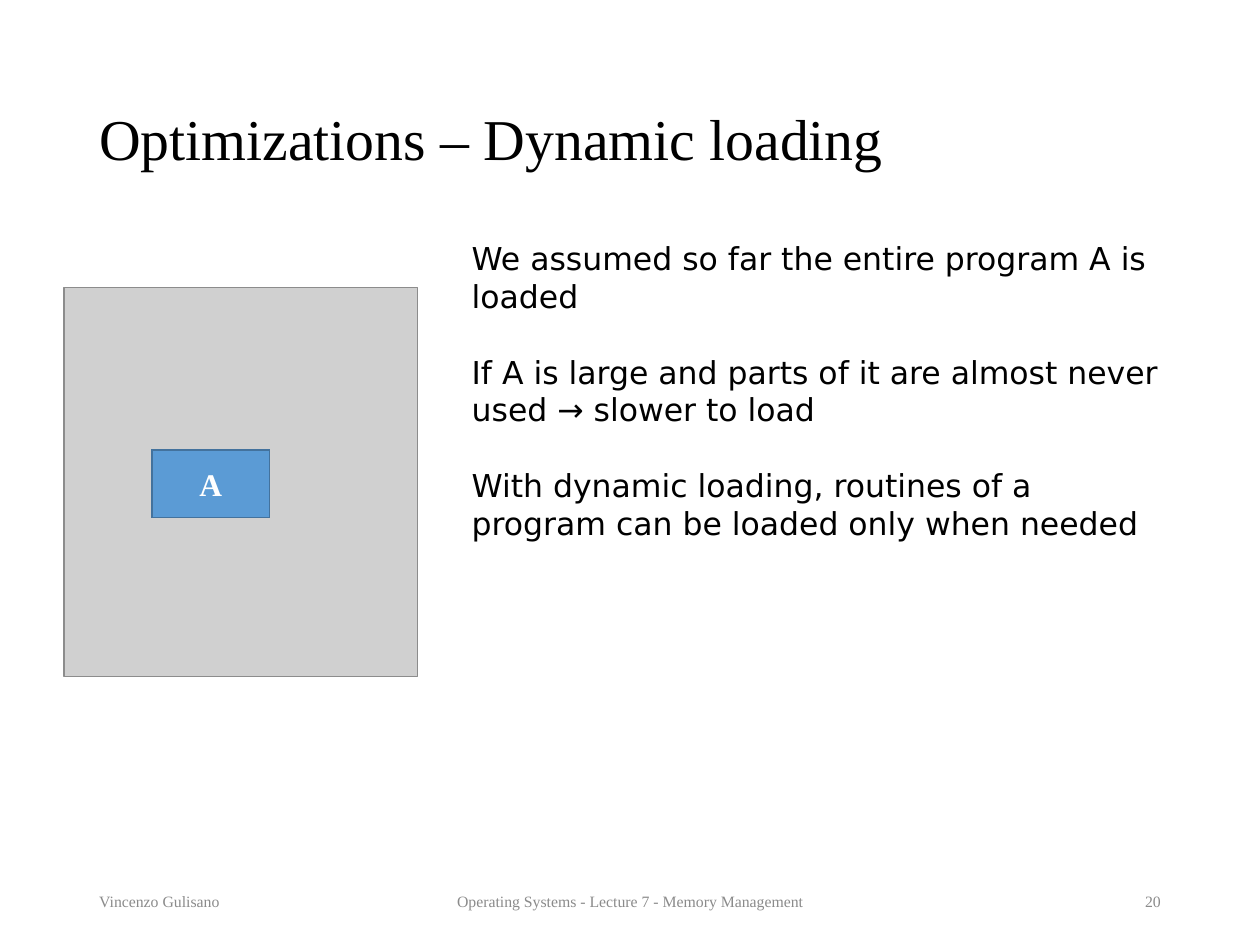
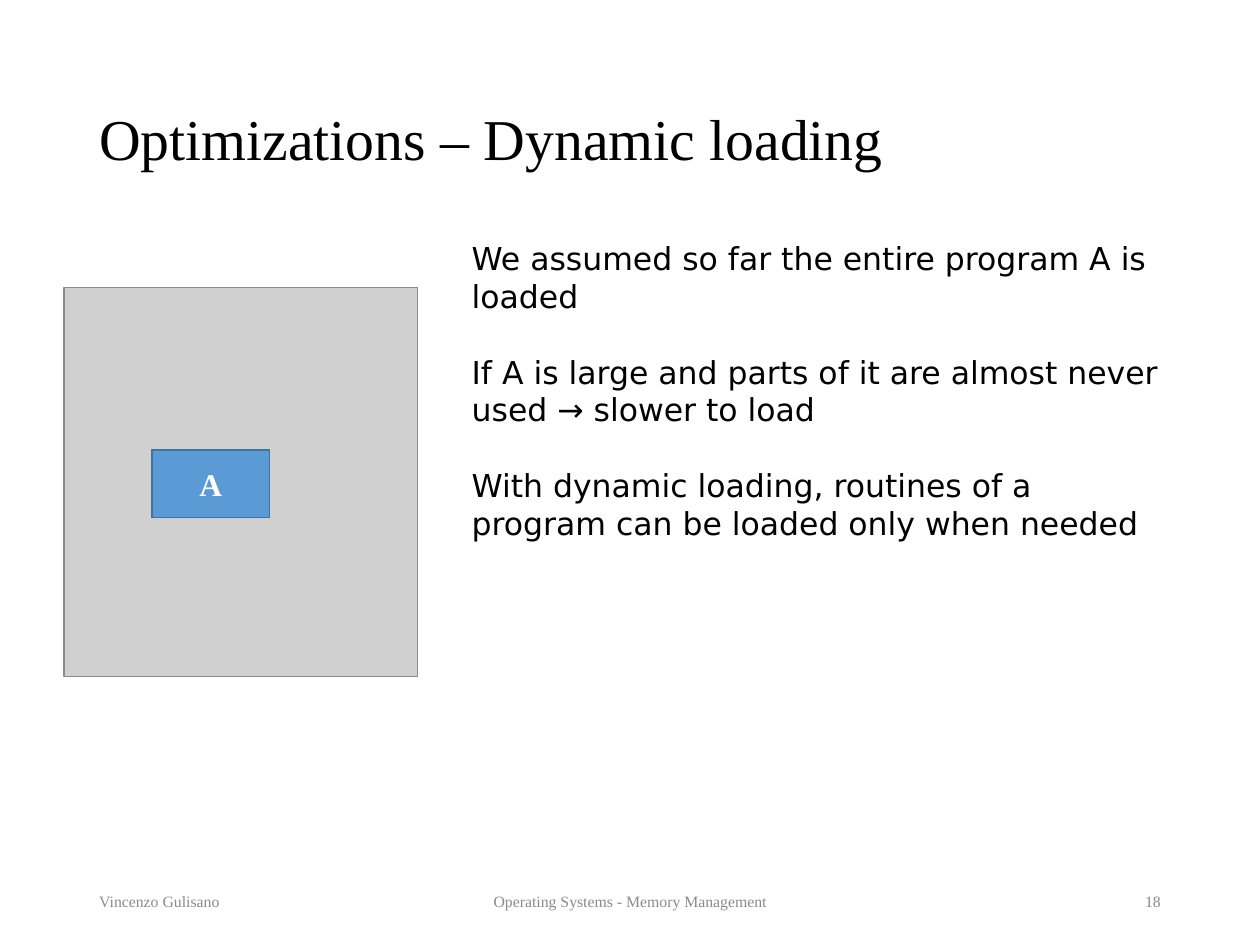
Before and after one commit to vincenzo-gulisano/os_material, a slide deck: slide 18 of slides/memory_management.pptx (slide 20 before the commit). Drawn at 1260x945 pixels with LibreOffice and Linux fonts; fonts in the diff are those of the drawing; grey boxes stand for pictures. Boxes give left, top, right and bottom in pixels: in the first picture for what was removed or moved away, otherwise in the second. Text is boxed around its words. In the diff, an @@ line names an element or a change of style, - is before the commit and + after.

Commit message:
changed logo, moved exercises, updated overview for lecture on memory management

```diff
--- a/slides/memory_management.pptx
+++ b/slides/memory_management.pptx
@@ text at (494, 896, 766, 910): text changed @@
-Operating Systems - Lecture 7 - Memory Management
+Operating Systems - Memory Management
@@ page number at (1145, 896, 1161, 907): text changed @@
-20
+18
```
Also in this commit, not shown: 49 other slides changed, 4 slides added, 2 other files.
